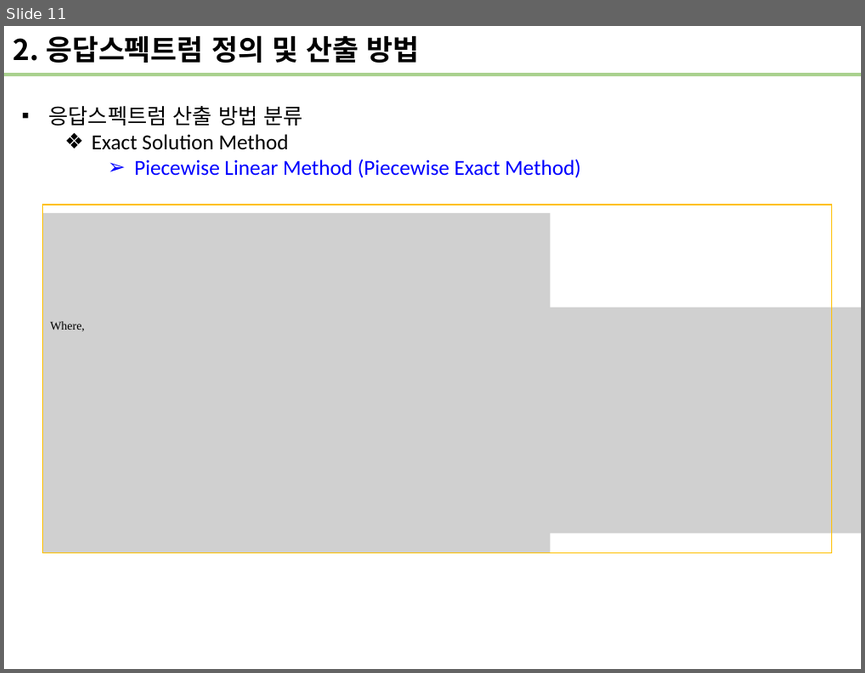
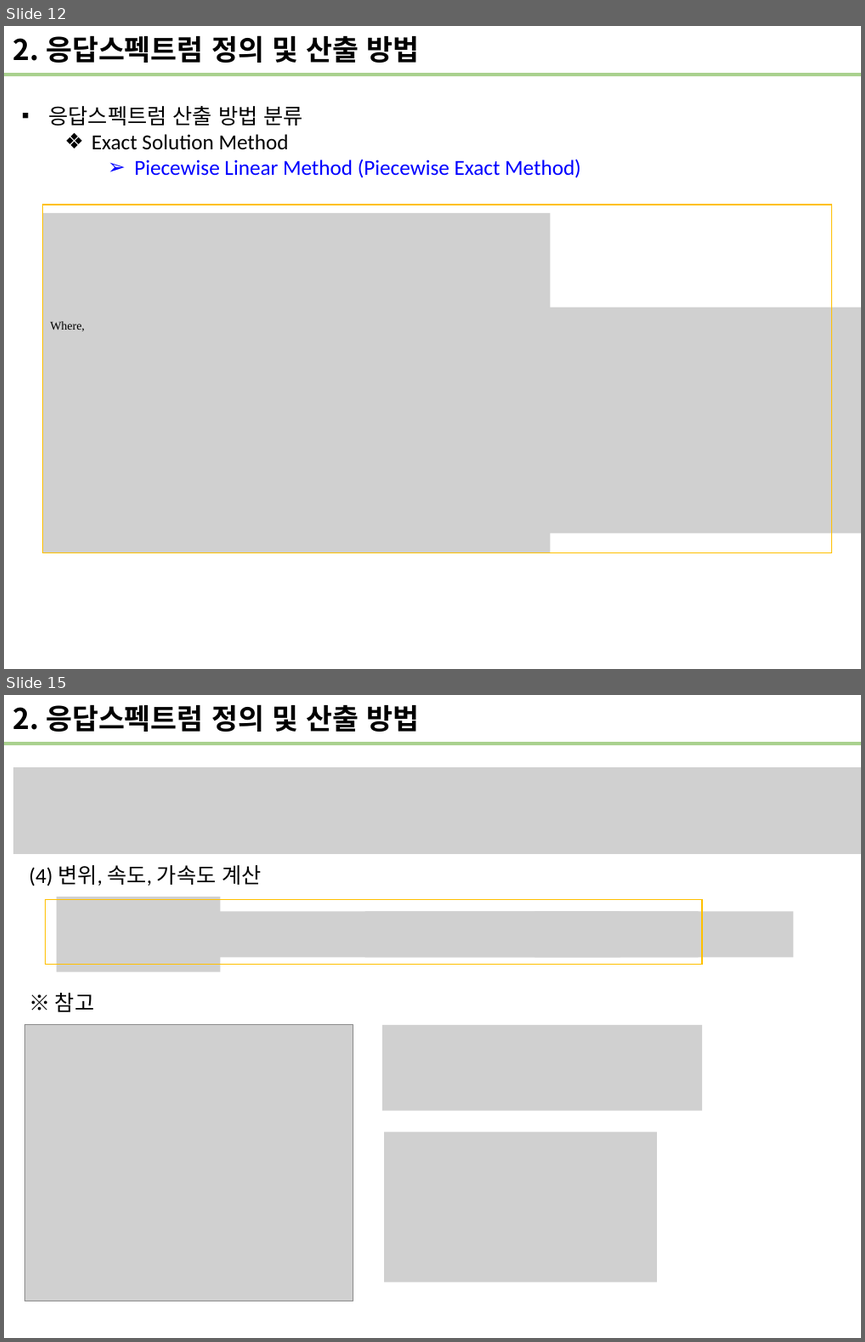
Before and after one commit to wonho13/work, a slide deck: 진동/응답스펙트럼소개.pptx. Shown one above the other, each under a label of ours: slide 11 before the commit, slides 12 and 15 after it; the slides between them are not shown. The pictures are 865x673 and 865x1342 pixels, drawn with LibreOffice and Linux fonts; fonts in the diff are those of the drawing; grey boxes stand for pictures. Boxes give left, top, right and bottom in pixels: in the first picture for what was removed or moved away, otherwise in the second. Text is boxed around its words. In the diff, an @@ line names an element or a change of style, - is before the commit and + after.

```diff
--- a/진동/응답스펙트럼소개.pptx
+++ b/진동/응답스펙트럼소개.pptx
@@ slide 15 added at (4,695,861,1338), background #FFFFFF @@
@@ text added at (13,704,420,732), 24 pt, text #000000, bold @@
+2. 응답스펙트럼 정의 및 산출 방법
@@ rectangle added at (4,742,861,745), fill #A9D18E @@
@@ picture added at (13,767,861,853) @@
@@ text added at (29,865,261,886), 18 pt, text #000000 @@
+(4) 변위, 속도, 가속도 계산
@@ picture added at (56,896,220,972) @@
@@ rectangle added at (45,900,703,964), outline #FFC000 1 pt @@
@@ picture added at (192,911,620,957) @@
@@ picture added at (364,911,793,957) @@
@@ picture added at (535,911,698,957) @@
@@ text added at (55,993,94,1012), 18 pt, text #000000 @@
+※ 참고
@@ picture added at (24,1025,352,1301) @@
@@ picture added at (382,1025,702,1111) @@
@@ picture added at (385,1132,657,1281) @@
@@ what was slide 11 is now slide 12 @@
```
Also in this commit, not shown: 6 slides changed, 3 other slides added.
